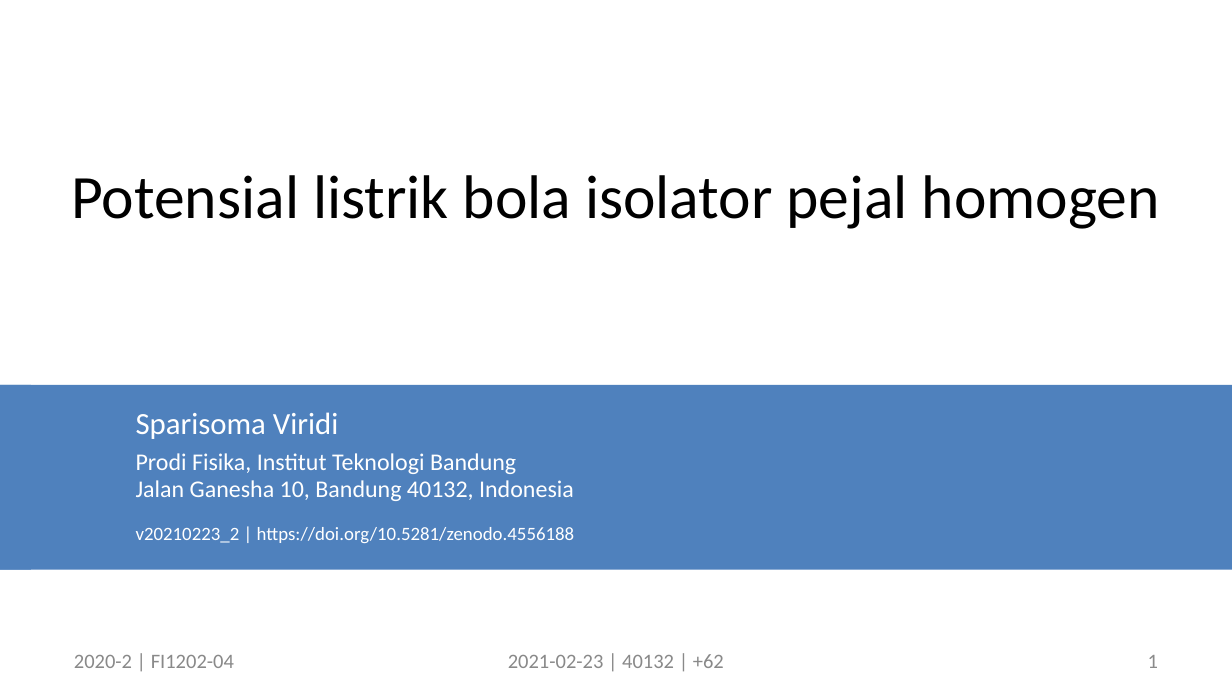
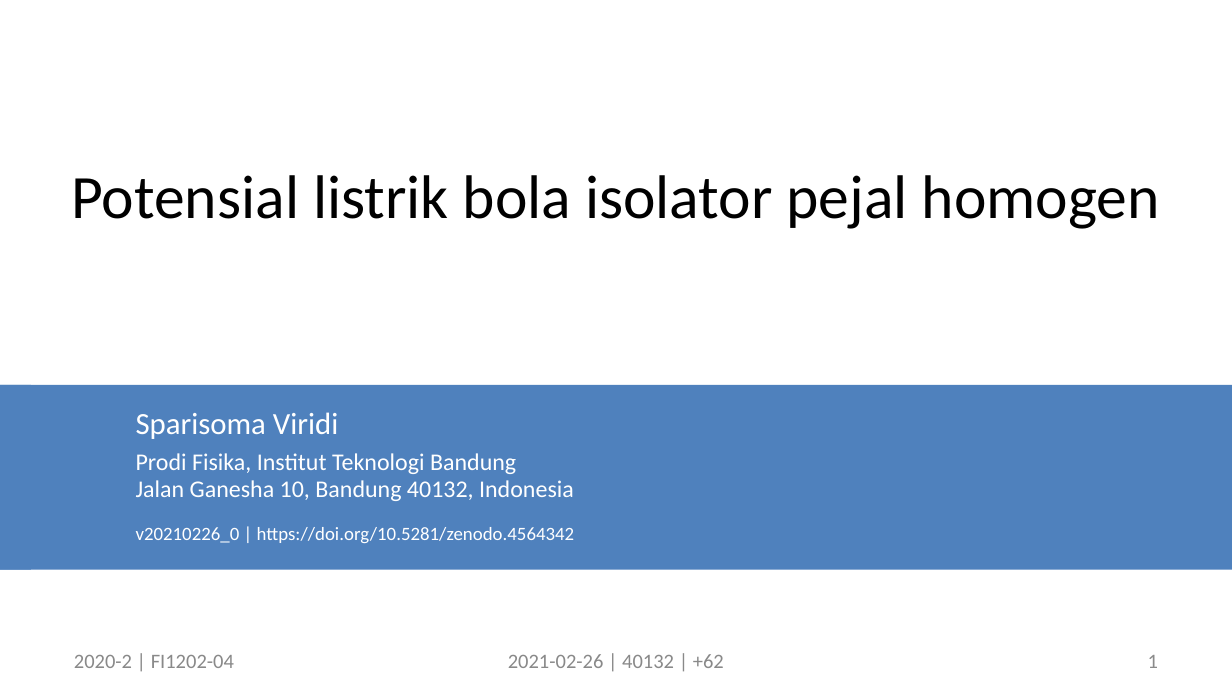
Before and after one commit to dudung/soal, a slide deck: slide 1 of src/figs/pptx/0002.pptx. Drawn at 1232x693 pixels with LibreOffice and Linux fonts; fonts in the diff are those of the drawing. Boxes give left, top, right and bottom in pixels: in the first picture for what was removed or moved away, otherwise in the second. Text is boxed around its words. In the diff, an @@ line names an element or a change of style, - is before the commit and + after.

```diff
--- a/src/figs/pptx/0002.pptx
+++ b/src/figs/pptx/0002.pptx
@@ subtitle at [136, 527, 575, 543]: text changed @@
-v20210223_2 | https://doi.org/10.5281/zenodo.4556188
+v20210226_0 | https://doi.org/10.5281/zenodo.4564342
@@ text at [508, 654, 724, 668]: text changed @@
-2021-02-23 | 40132 | +62
+2021-02-26 | 40132 | +62
```
Also in this commit, not shown: 30 other slides changed, 2 other files.
